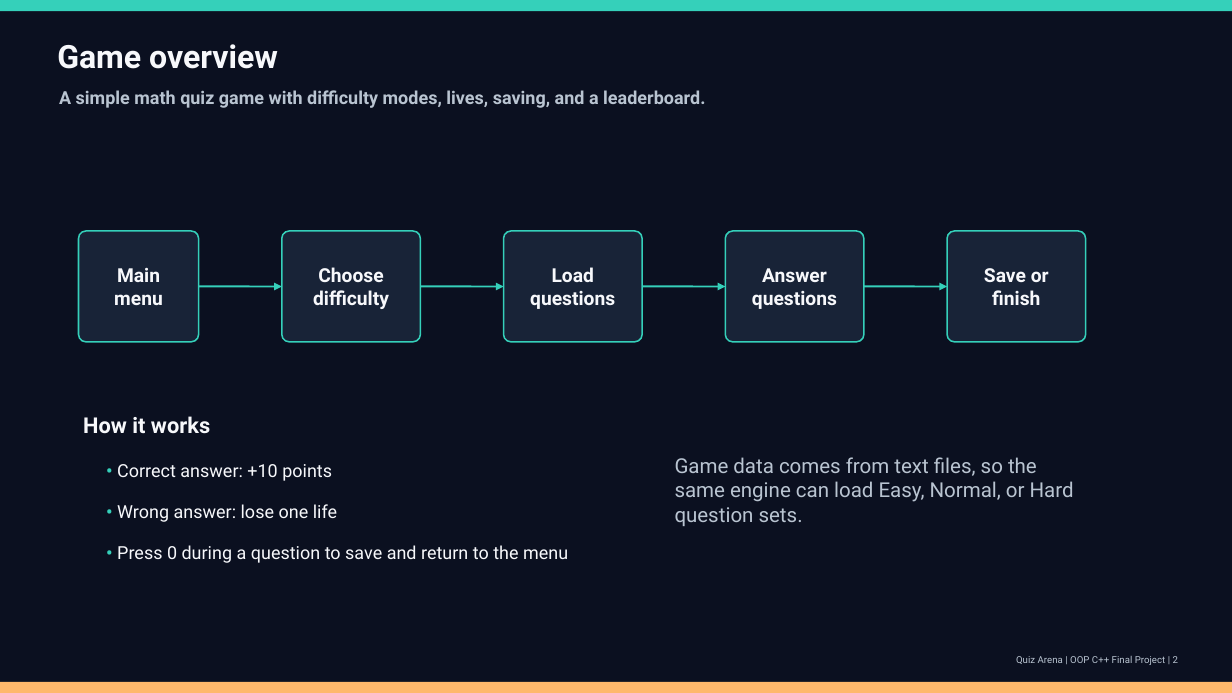
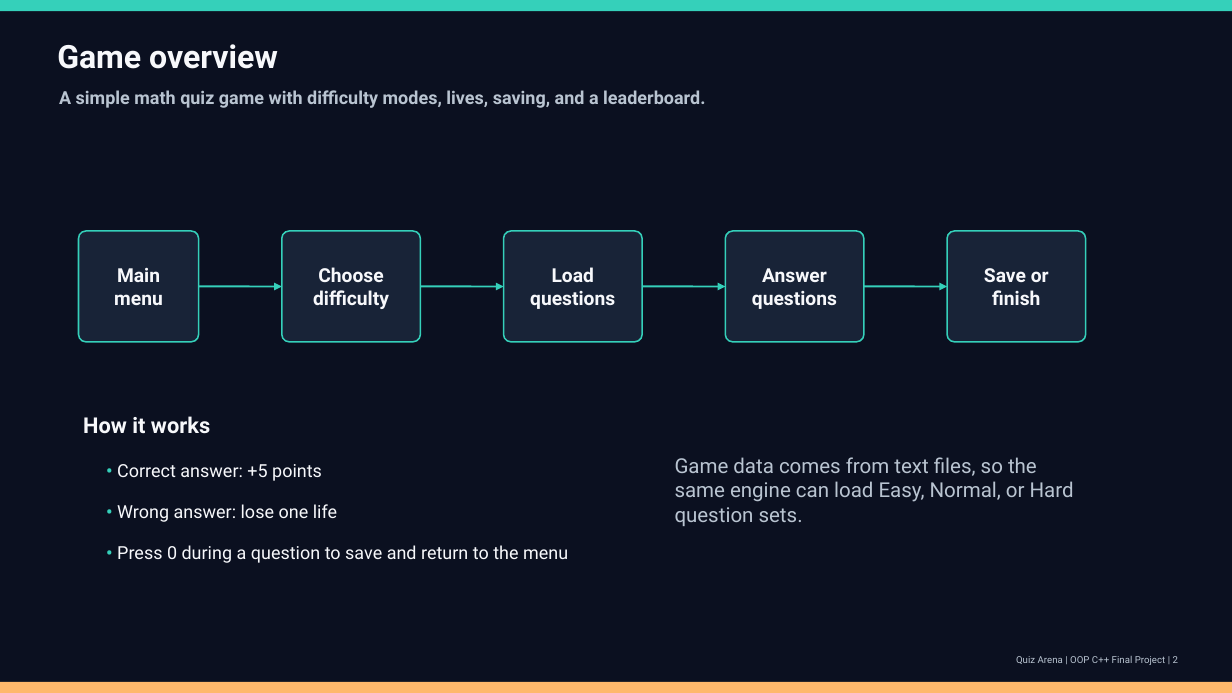
Before and after one commit to xGota7/Oop-Final-Project, a slide deck: slide 2 of Presentation/QuizArena.pptx. Drawn at 1232x693 pixels with LibreOffice and Linux fonts; fonts in the diff are those of the drawing. Boxes give left, top, right and bottom in pixels: in the first picture for what was removed or moved away, otherwise in the second. Text is boxed around its words. In the diff, an @@ line names an element or a change of style, - is before the commit and + after.

```diff
--- a/Presentation/QuizArena.pptx
+++ b/Presentation/QuizArena.pptx
@@ text at (x1=117, y1=464, x2=322, y2=481): text changed @@
-• Correct answer: +10 points
+• Correct answer: +5 points
```
Also in this commit, not shown: 4 other slides changed, 1 other file.
